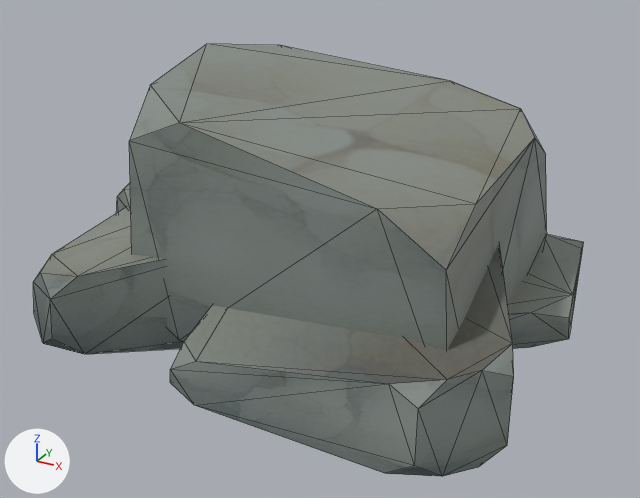
One commit to the glTF model assets/biomes/forest/rockforest001.glb: the scene before it, then after it.
Rendered twice from a 50 mm lens placed at (0.705, -1.22, 0.681), pointed at (0.06, -0.047, 0.094). The axes (+X, +Y, +Z) are drawn at lower left. The lights are the same throughout. Mesh edges are drawn as thin lines. Vertices at the same position are counted once.

In view in the first picture: 'rockForest001.001'.
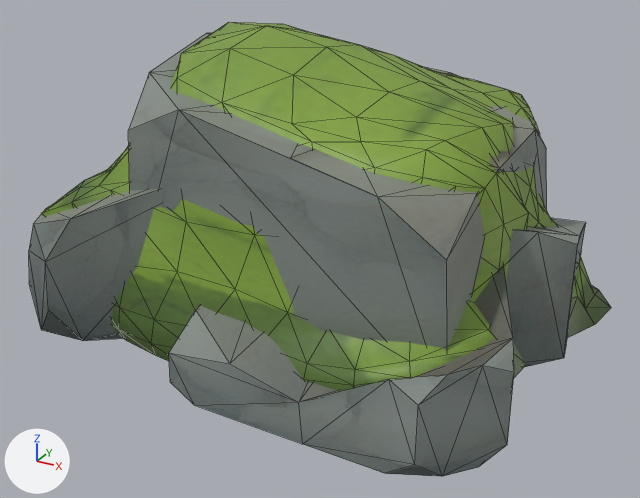
What changed in the scene script:
```text
Change me_rock_003:
    used by ob_rockforest001_001; location = (0.0, 0.0, 0.0); rotation_euler = (0.0, 0.0, -1.571), in degrees (0, 0, -90); scale = (1.0, 1.0, 0.41)
    remove me_rock_003.from_pydata(...)  # 147 vertices, 234 faces; spans x -0.418..0.415, y -0.407..0.471, z -0.059..0.902
    add me_rock_003.from_pydata(...)  # 435 vertices, 774 faces; spans x -0.407..0.496, y -0.415..0.418, z 0.0..0.442
    me_rock_003 part 1: the loose piece of 30 vertices spanning x -0.416..0.319, y -0.334..0.391, z 0.0..0.902 is rebuilt with 262 vertices and now spans x -0.379..0.496, y -0.383..0.411, z 0.0..0.442
    me_rock_003 part 2: the loose piece of 30 vertices spanning x -0.13..0.415, y -0.017..0.471, z 0.0..0.46 is rebuilt with 52 vertices and now spans x -0.334..0.391, y -0.319..0.416, z 0.0..0.399
    me_rock_003 part 3: the loose piece of 29 vertices spanning x -0.353..0.188, y -0.083..0.465, z 0.0..0.125 is rebuilt with 29 vertices and now spans x -0.407..0.125, y -0.093..0.418, z 0.0..0.204
    me_rock_003 part 4: the loose piece of 29 vertices spanning x -0.418..0.093, y -0.407..0.125, z 0.0..0.472 is rebuilt with 29 vertices and now spans x -0.343..0.069, y -0.371..0.046, z 0.0..0.294
    me_rock_003 part 5: a new loose piece of 34 vertices spanning x -0.017..0.471, y -0.415..0.13, z 0.0..0.198, in mat_stone_3_forest (picture img_stone2_tiny_diffuse_512)
    me_rock_003 part 6: a new loose piece of 29 vertices spanning x -0.083..0.474, y -0.249..0.353, z 0.0..0.235, in mat_stone_3_forest (picture img_stone2_tiny_diffuse_512)
    me_rock_003 part 7
    29 vertices are removed from x -0.046..0.371, y -0.343..0.069, z -0.059..0.389
    46 faces are deleted
Change ob_rockforest001_001:
    ob_rockforest001_001.rotation_euler: (0.0, 0.0, -1.571) -> (0.0, 0.0, 0.0)  # degrees (0, 0, -90) -> degrees (0, 0, 0)
    ob_rockforest001_001.scale: (1.0, 1.0, 0.41) -> (1.0, 1.0, 1.0)
```

Changed parts and their boxes (x1, y1, x2, y2) in the pictures (640 x 498 px):
'rockForest001.001', reshaped, turned, rescaled
    before: (33, 44, 584, 477)
    after: (29, 22, 611, 477)
part 1 of me_rock_003, rebuilt (37% wider, 20% taller)
    before: (129, 44, 546, 351)
    after: (41, 22, 611, 391)
part 2 of me_rock_003, rebuilt (22% wider, 36% taller)
    before: (170, 244, 514, 477)
    after: (128, 33, 547, 351)
part 3 of me_rock_003, rebuilt (not visible afterwards)
    before: (508, 234, 584, 349)
part 4 of me_rock_003, rebuilt
    before: (116, 183, 131, 213)
    after: (29, 189, 161, 341)
part 5 of me_rock_003, added
    after: (169, 264, 514, 477)
part 6 of me_rock_003, added
    after: (506, 218, 586, 367)
part 7 of me_rock_003, deleted
    before: (33, 207, 183, 354)
